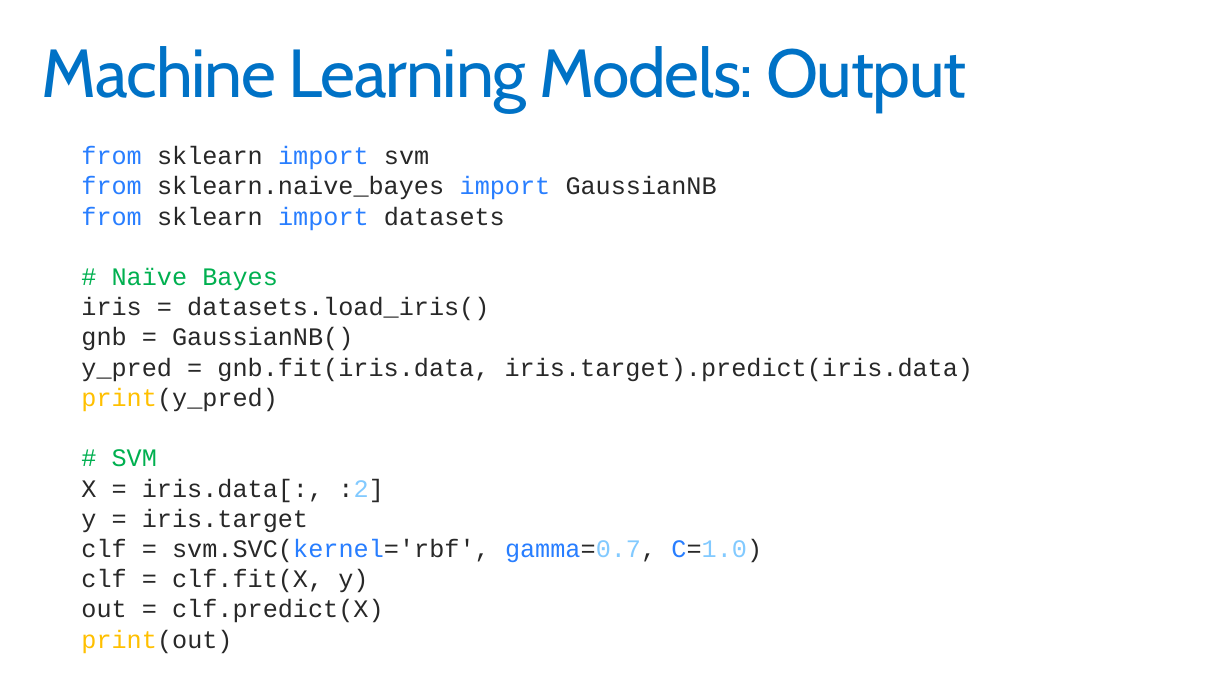
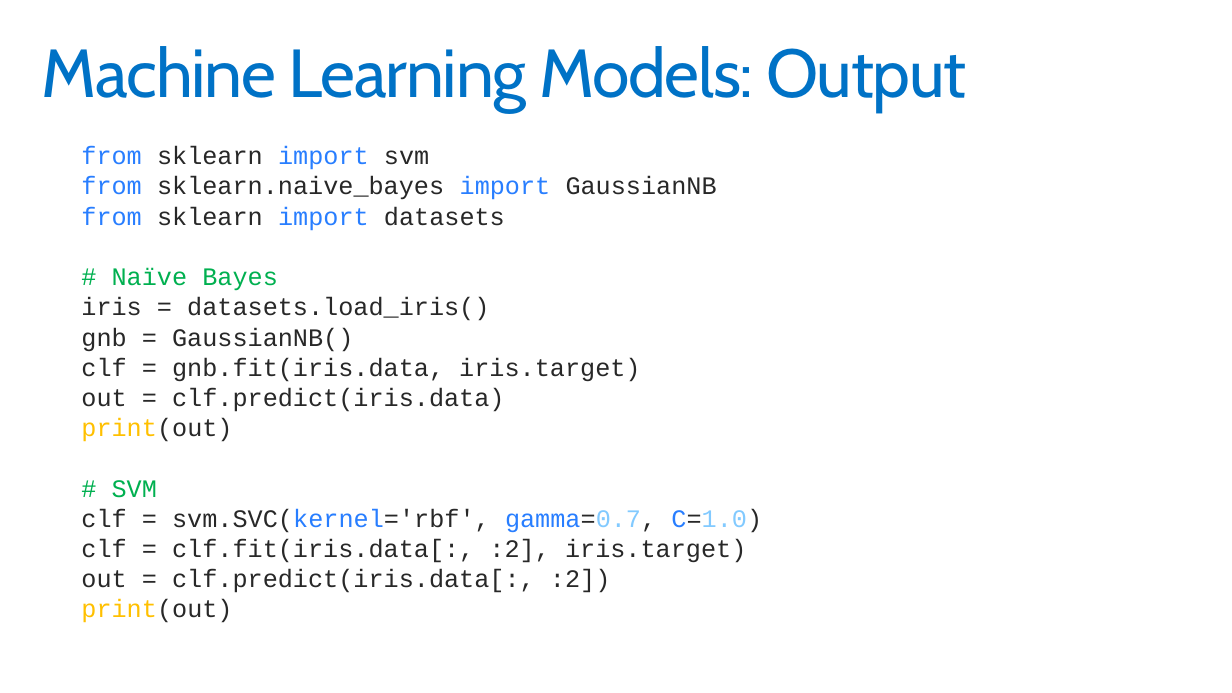
Before and after one commit to PKing70/LIMEaid, a slide deck: slide 4 of docs/Data515TechReview.pptx. Drawn at 1232x693 pixels with LibreOffice and Linux fonts; fonts in the diff are those of the drawing; background and template pictures are left out. Boxes give left, top, right and bottom in pixels: in the first picture for what was removed or moved away, otherwise in the second. Text is boxed around its words. In the diff, an @@ line names an element or a change of style, - is before the commit and + after.

```diff
--- a/docs/Data515TechReview.pptx
+++ b/docs/Data515TechReview.pptx
@@ text at (81, 357, 640, 442): text changed @@
-y_pred = gnb.fit(iris.data, iris.target).predict(iris.data)
-print(y_pred)
+clf = gnb.fit(iris.data, iris.target)
+out = clf.predict(iris.data)
+print(out)
@@ text at (81, 478, 384, 533): paragraphs removed @@
-X = iris.data[:, :2]
-y = iris.target
@@ text at (81, 539, 746, 593): text changed @@
-clf = clf.fit(X, y)
-out = clf.predict(X)
+clf = clf.fit(iris.data[:, :2], iris.target)
+out = clf.predict(iris.data[:, :2])
```
Also in this commit, not shown: 2 other slides changed.
